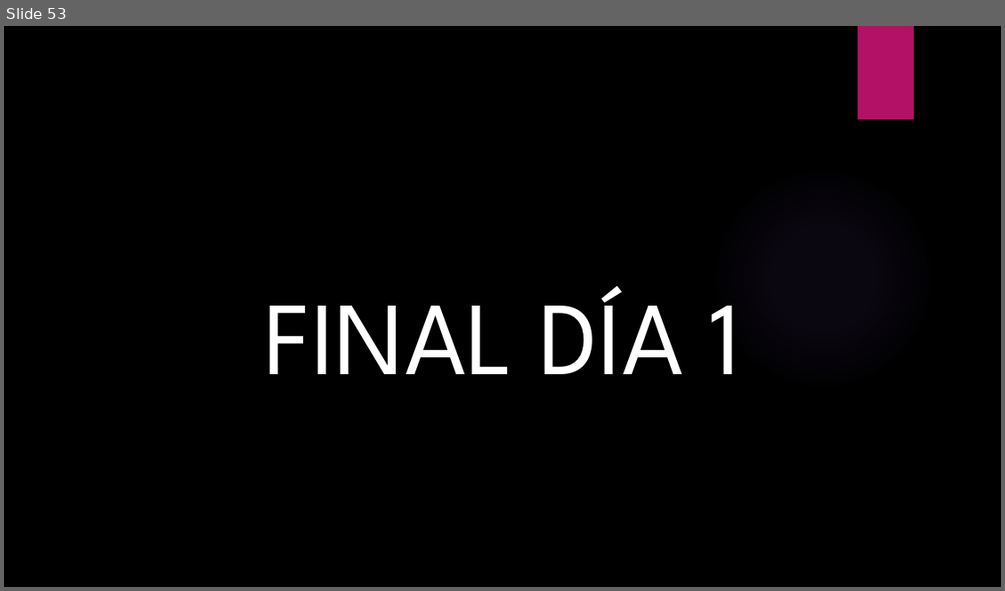
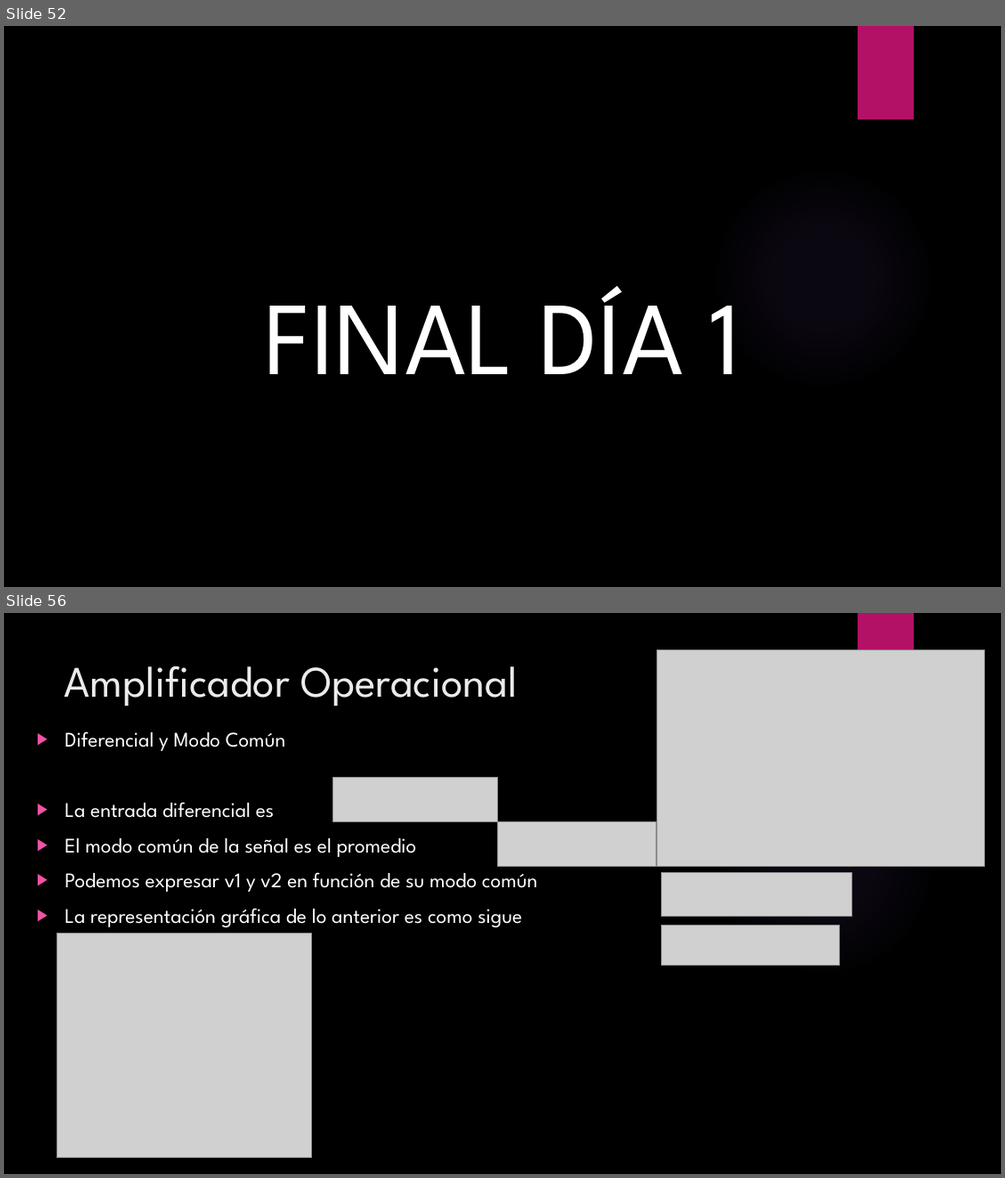
Before and after one commit to ulatinaedupa/ElectronicsII, a slide deck: Presentación/Electronica II.pptx. Shown one above the other, each under a label of ours: slide 53 before the commit, slides 52 and 56 after it; the slides between them are not shown. The pictures are 1005x591 and 1005x1178 pixels, drawn with LibreOffice and Linux fonts; fonts in the diff are those of the drawing; grey boxes stand for pictures; background and template pictures are left out. Boxes give left, top, right and bottom in pixels: in the first picture for what was removed or moved away, otherwise in the second. Text is boxed around its words. In the diff, an @@ line names an element or a change of style, - is before the commit and + after.

```diff
--- a/Presentación/Electronica II.pptx
+++ b/Presentación/Electronica II.pptx
@@ slide 56 added at [4,613,1001,1174], background picture (left out); not listed: 2 template elements that a slide beside it also shows @@
@@ title added at [65,666,518,706], 42 pt, text #EBEBEB @@
+Amplificador Operacional
@@ picture added at [657,650,985,867] @@
@@ text added at [65,731,538,927], 20 pt, text #FFFFFF @@
+▶ Diferencial y Modo Común
+▶ La entrada diferencial es
+▶ El modo común de la señal es el promedio
+▶ Podemos expresar v1 y v2 en función de su modo común
+▶ La representación gráfica de lo anterior es como sigue
@@ picture added at [332,778,498,821] @@
@@ picture added at [498,821,656,867] @@
@@ picture added at [662,873,852,916] @@
@@ picture added at [662,925,840,965] @@
@@ picture added at [57,933,312,1159] @@
@@ what was slide 53 is now slide 52 @@
```
Also in this commit, not shown: 4 slides changed, 24 other slides added, 12 slides removed, 3 other files.
